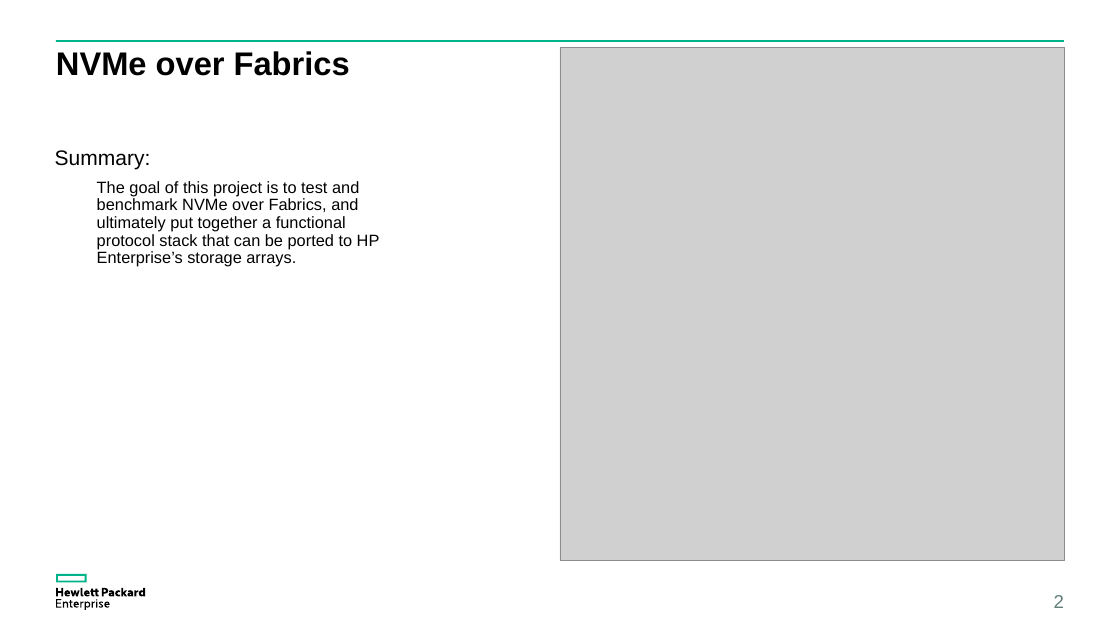
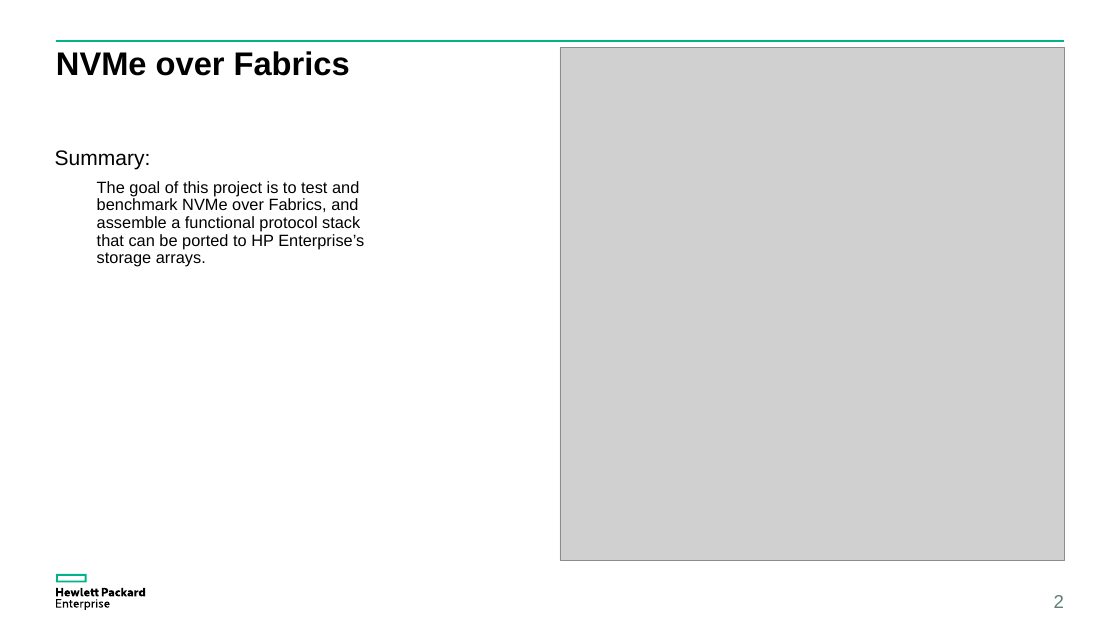
Before and after one commit to coy-humphrey/nvme-hpe, a slide deck: slide 2 of deliverables/HPE Presentation.pptx. Drawn at 1120x630 pixels with LibreOffice and Linux fonts; fonts in the diff are those of the drawing; grey boxes stand for pictures. Boxes give left, top, right and bottom in pixels: in the first picture for what was removed or moved away, otherwise in the second. Text is boxed around its words. In the diff, an @@ line names an element or a change of style, - is before the commit and + after.

```diff
--- a/deliverables/HPE Presentation.pptx
+++ b/deliverables/HPE Presentation.pptx
@@ text at (97,181,364,267): text changed @@
-  The goal of this project is to test and benchmark NVMe over Fabrics, and ultimately put together a functional protocol stack that can be ported to HP Enterprise’s storage arrays.
+  The goal of this project is to test and benchmark NVMe over Fabrics, and assemble a functional protocol stack that can be ported to HP Enterprise’s storage arrays.
```
Also in this commit, not shown: 3 other slides changed.
